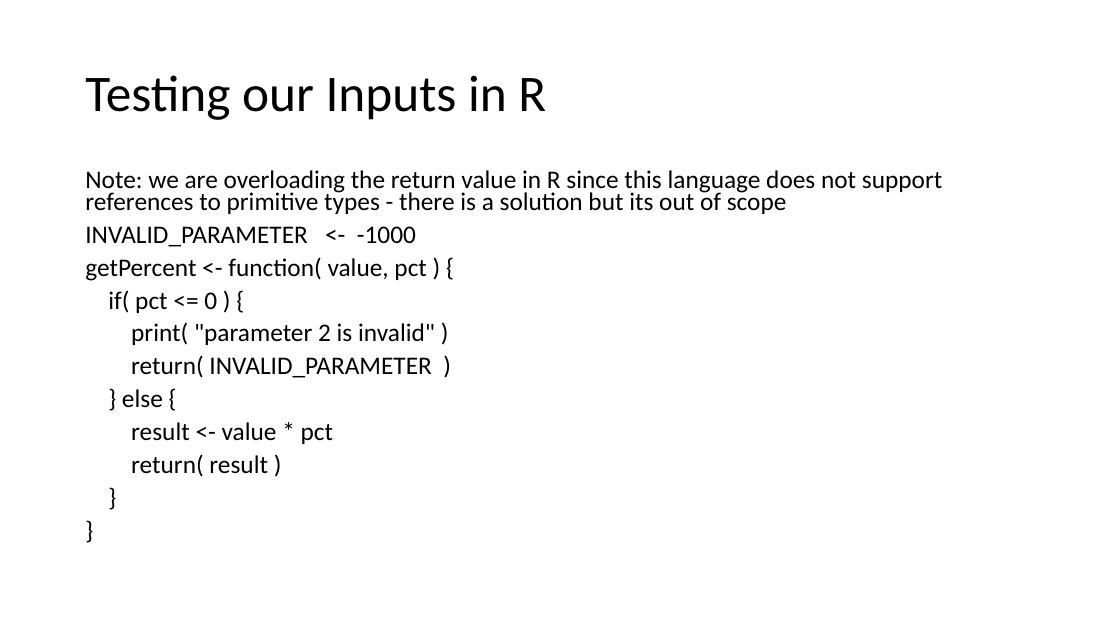
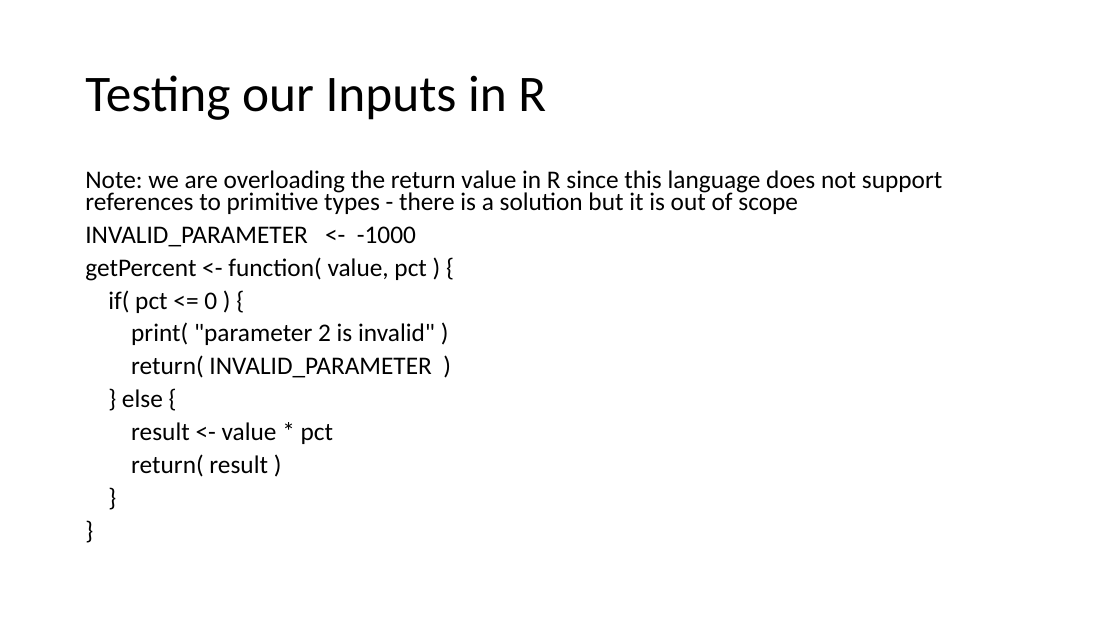
Before and after one commit to NCEAS/oss-2014, a slide deck: slide 15 of day-09/IntroductionToSoftwareClass.pptx. Drawn at 1120x630 pixels with LibreOffice and Linux fonts; fonts in the diff are those of the drawing. Boxes give left, top, right and bottom in pixels: in the first picture for what was removed or moved away, otherwise in the second. Text is boxed around its words. In the diff, an @@ line names an element or a change of style, - is before the commit and + after.

```diff
--- a/day-09/IntroductionToSoftwareClass.pptx
+++ b/day-09/IntroductionToSoftwareClass.pptx
@@ text at [85, 170, 942, 214]: text changed @@
-Note: we are overloading the return value in R since this language does not support references to primitive types - there is a solution but its out of scope
+Note: we are overloading the return value in R since this language does not support references to primitive types - there is a solution but it is out of scope
```
Also in this commit, not shown: 8 other slides changed, 1 other file.
